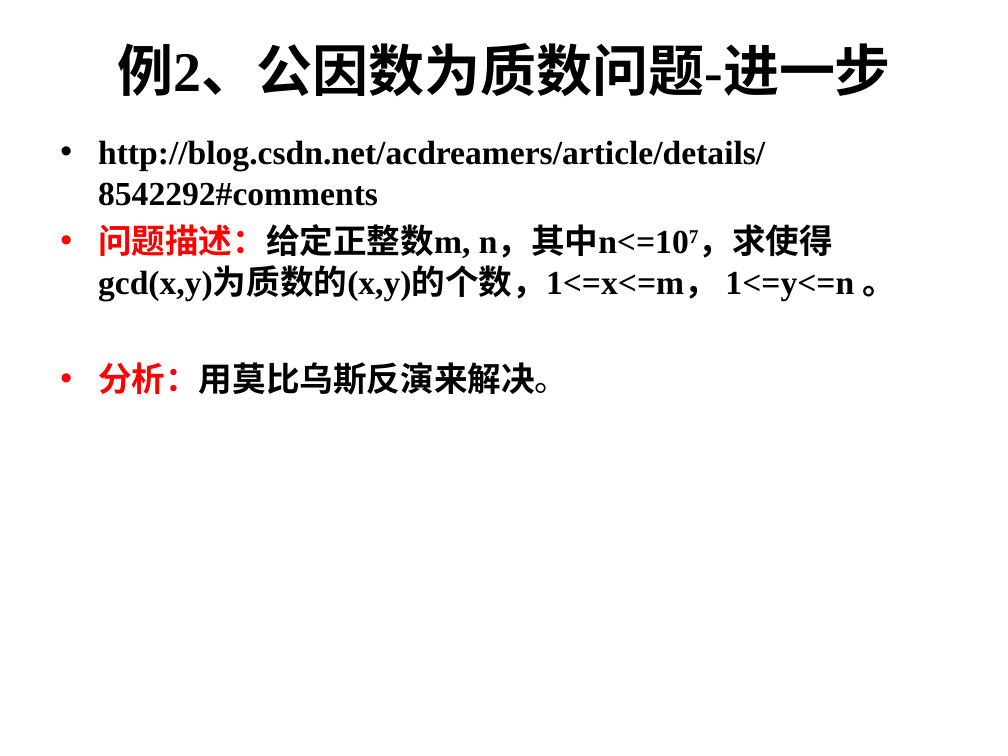
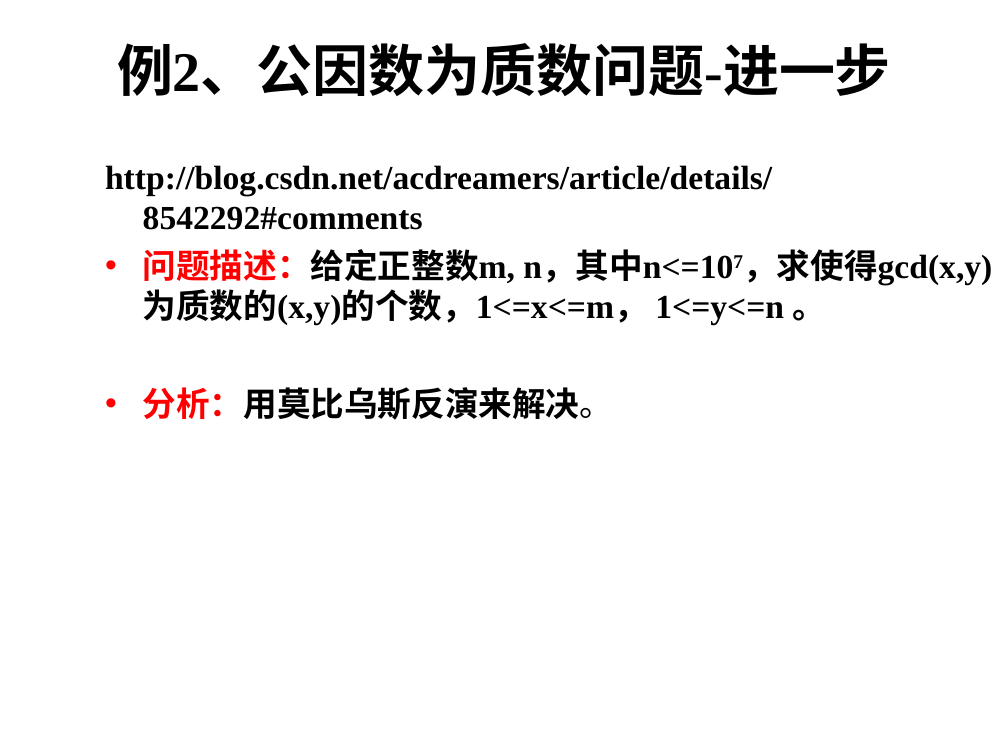
Before and after one commit to xiaohuihuigh/cpp, a slide deck: slide 33 of acm/acm选修/第7次课 莫比乌斯变换.ppt. Drawn at 1008x756 pixels with LibreOffice and Linux fonts; fonts in the diff are those of the drawing; background and template pictures are left out. Boxes give left, top, right and bottom in pixels: in the first picture for what was removed or moved away, otherwise in the second. Text is boxed around its words. In the diff, an @@ line names an element or a change of style, - is before the commit and + after.

```diff
--- a/acm/acm选修/第7次课 莫比乌斯变换.ppt
+++ b/acm/acm选修/第7次课 莫比乌斯变换.ppt
@@ text "http://blog.csdn.net/acdreamers/article/details/8542292#comm ...": place and size @@
-text "http://blog.csdn.net/acdreamers/article/details/8542292#comm ..." at (98, 140, 897, 395)
+text "http://blog.csdn.net/acdreamers/article/details/8542292#comm ..." at (105, 165, 992, 420)
@@ text "http://blog.csdn.net/acdreamers/article/details/8542292#comm ..." at (105, 165, 992, 420): bullet • to none; indent changed @@
```
Also in this commit, not shown: 48 other slides changed, 12 other files.
